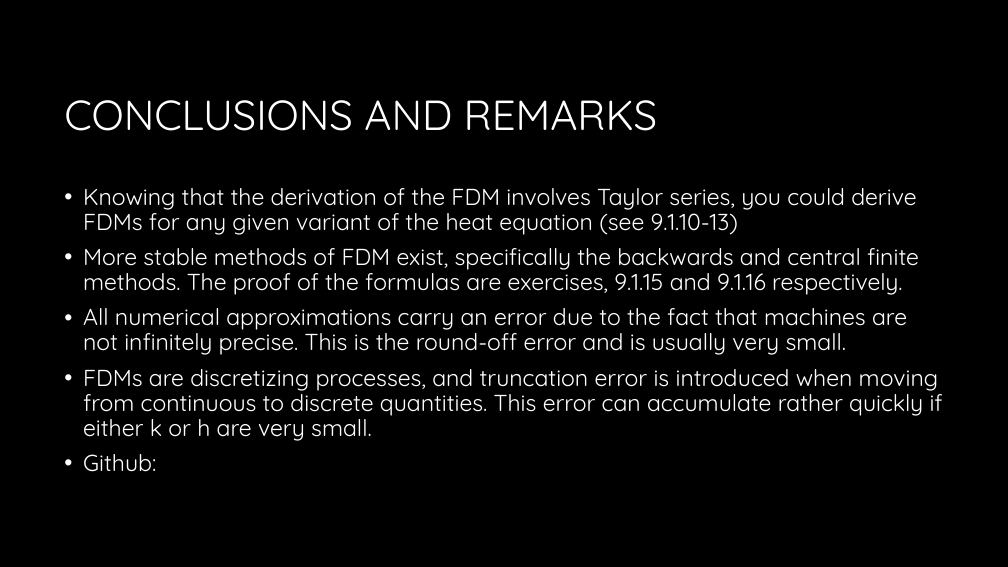
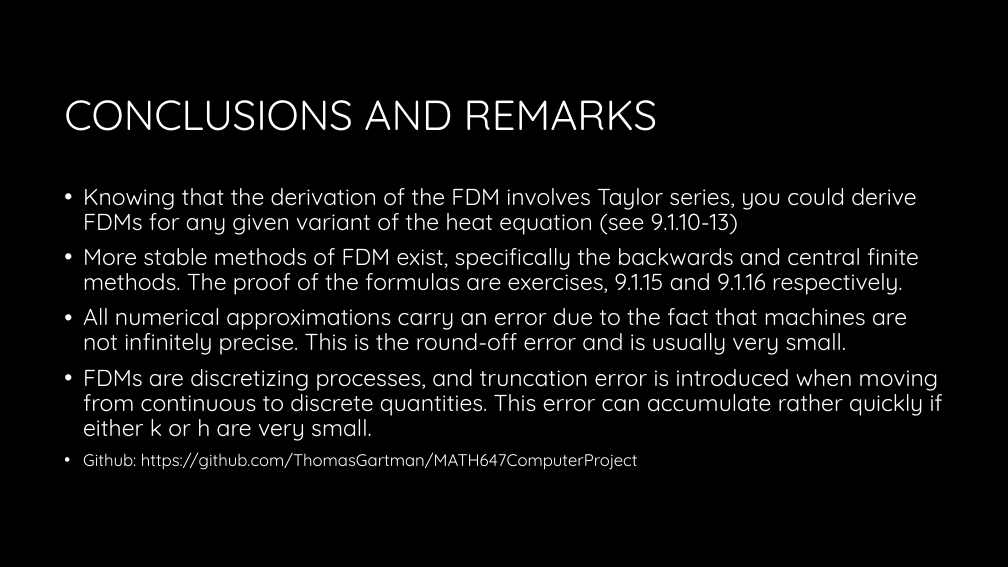
Before and after one commit to ThomasGartman/MATH647ComputerProject, a slide deck: slide 9 of MATH647ProjectPresentation.pptx. Drawn at 1008x567 pixels with LibreOffice and Linux fonts; fonts in the diff are those of the drawing; background and template pictures are left out. Boxes give left, top, right and bottom in pixels: in the first picture for what was removed or moved away, otherwise in the second. Text is boxed around its words. In the diff, an @@ line names an element or a change of style, - is before the commit and + after.

```diff
--- a/MATH647ProjectPresentation.pptx
+++ b/MATH647ProjectPresentation.pptx
@@ text at [83,452,638,470]: text changed; size 22 to 16 pt @@
-• Github:
+• Github: https://github.com/ThomasGartman/MATH647ComputerProject
```
Also in this commit, not shown: 1 other slide changed, 1 slide added, 3 other files.
